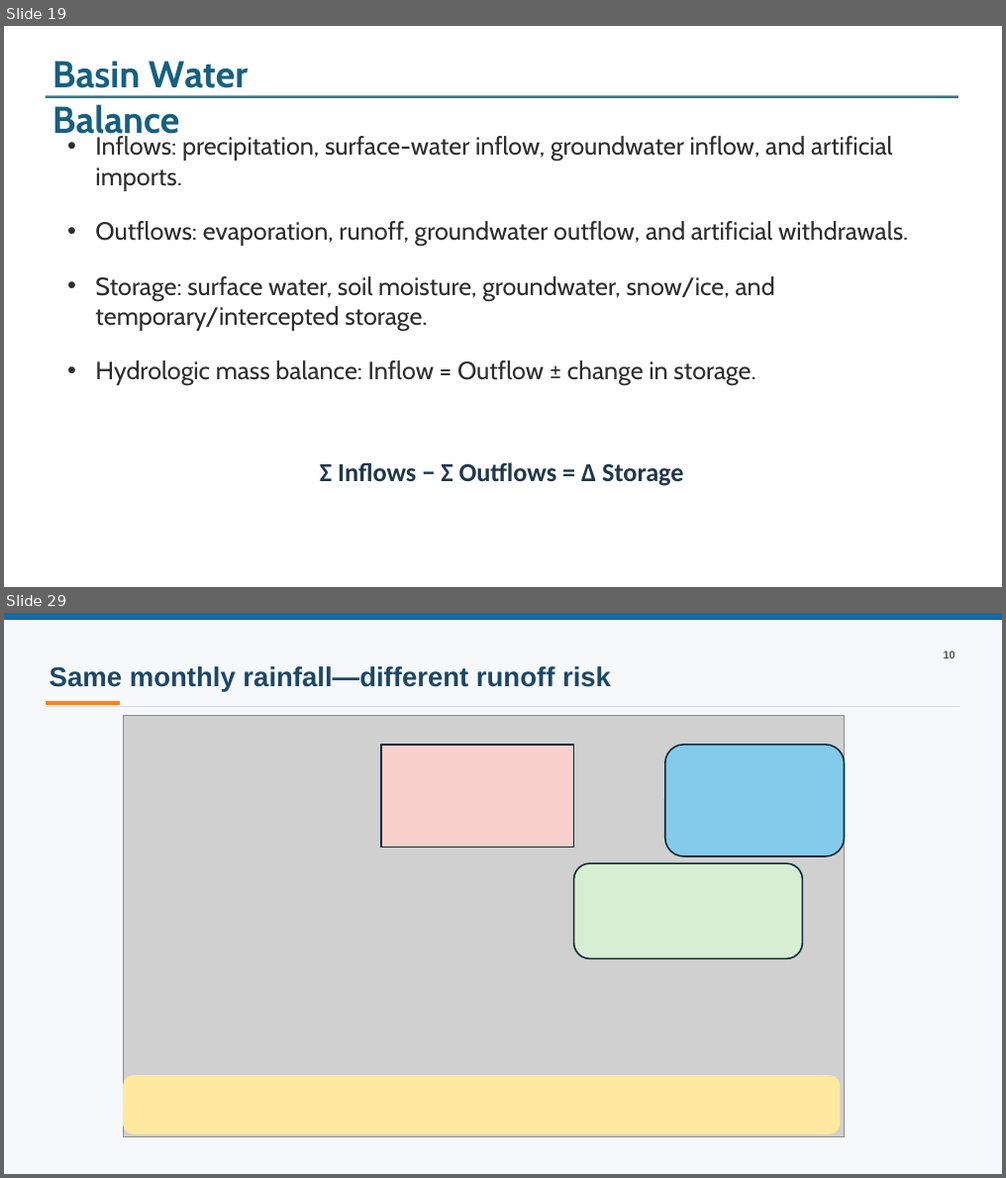
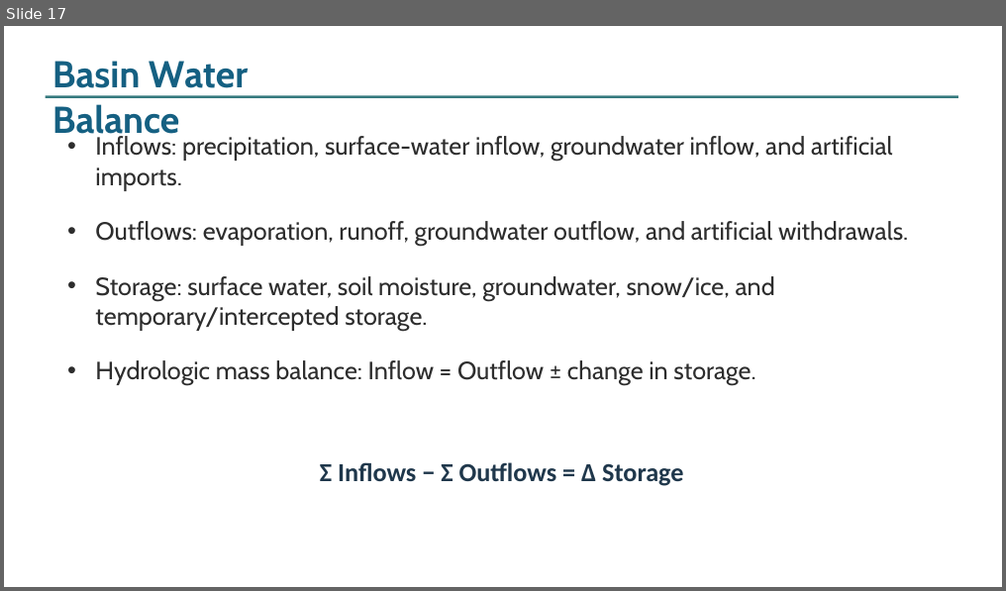
Before and after one commit to arjzaidi/arjzaidi.github.io, a slide deck: assets/downloads/lecture-07-hydrological-modeling.pptx. Shown one above the other, each under a label of ours: slides 19 and 29 before the commit, slide 17 after it; the slides between them are not shown. The pictures are 1006x1178 and 1006x591 pixels, drawn with LibreOffice and Linux fonts; fonts in the diff are those of the drawing; grey boxes stand for pictures. Boxes give left, top, right and bottom in pixels: in the first picture for what was removed or moved away, otherwise in the second. Text is boxed around its words. In the diff, an @@ line names an element or a change of style, - is before the commit and + after.

Commit message:
Move rainfall-runoff content from Lecture 7 to Lecture 8; update slides and downloads

```diff
--- a/assets/downloads/lecture-07-hydrological-modeling.pptx
+++ b/assets/downloads/lecture-07-hydrological-modeling.pptx
@@ slide 29 removed at (x1=4, y1=613, x2=1002, y2=1174), background #F7F8F9 @@
@@ rectangle removed at (x1=4, y1=613, x2=1002, y2=619) @@
@@ text removed at (x1=50, y1=666, x2=611, y2=692) @@
-Same monthly rainfall—different runoff risk
@@ text removed at (x1=944, y1=651, x2=955, y2=659) @@
-10
@@ rectangle removed at (x1=46, y1=701, x2=119, y2=705) @@
@@ line removed from (46, 707) to (960, 707) @@
@@ picture removed at (x1=124, y1=716, x2=845, y2=1137) @@
@@ rectangle removed at (x1=381, y1=745, x2=574, y2=848) @@
@@ rounded rectangle removed at (x1=665, y1=745, x2=844, y2=858) @@
@@ rounded rectangle removed at (x1=573, y1=863, x2=802, y2=959) @@
@@ rounded rectangle removed at (x1=124, y1=1076, x2=840, y2=1134) @@
@@ what was slide 19 is now slide 17 @@
```
Also in this commit, not shown: 5 slides changed, 18 other slides removed, 6 other files.
